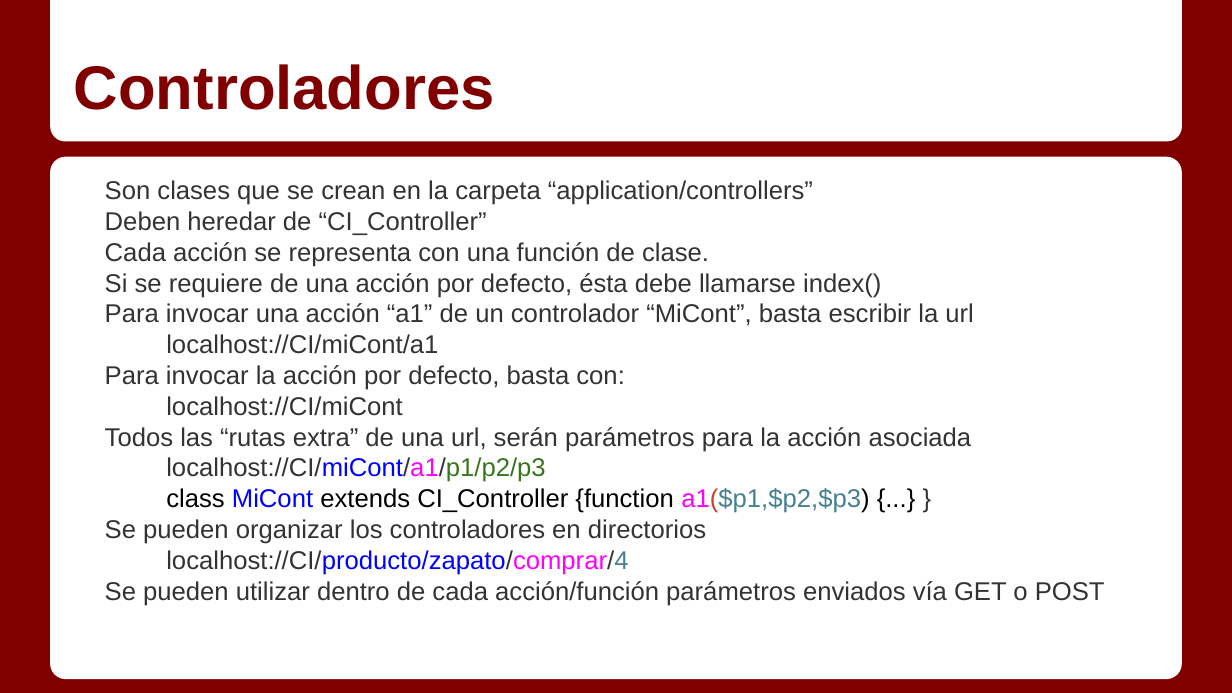
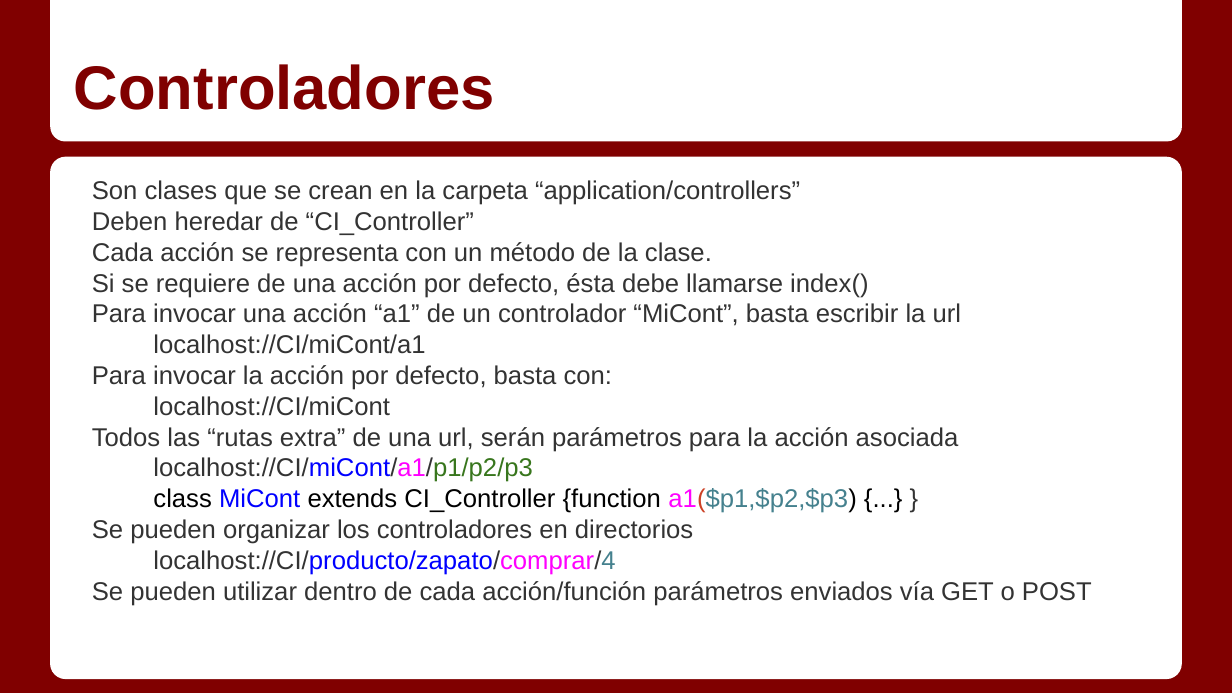
Before and after one commit to Gmuela/Apuntes, a slide deck: slide 4 of Servidor/Temas/1_7_2 - Code Igniter básico.pptx. Drawn at 1232x693 pixels with LibreOffice and Linux fonts; fonts in the diff are those of the drawing. Boxes give left, top, right and bottom in pixels: in the first picture for what was removed or moved away, otherwise in the second. Text is boxed around its words. In the diff, an @@ line names an element or a change of style, - is before the commit and + after.

```diff
--- a/Servidor/Temas/1_7_2 - Code Igniter básico.pptx
+++ b/Servidor/Temas/1_7_2 - Code Igniter básico.pptx
@@ text at (x1=92, y1=180, x2=1092, y2=606): indent changed @@
@@ text at (x1=92, y1=242, x2=712, y2=267): text changed @@
-Cada acción se representa con una función de clase.
+Cada acción se representa con un método de la clase.
```
Also in this commit, not shown: 6 other slides changed, 2 other files.
